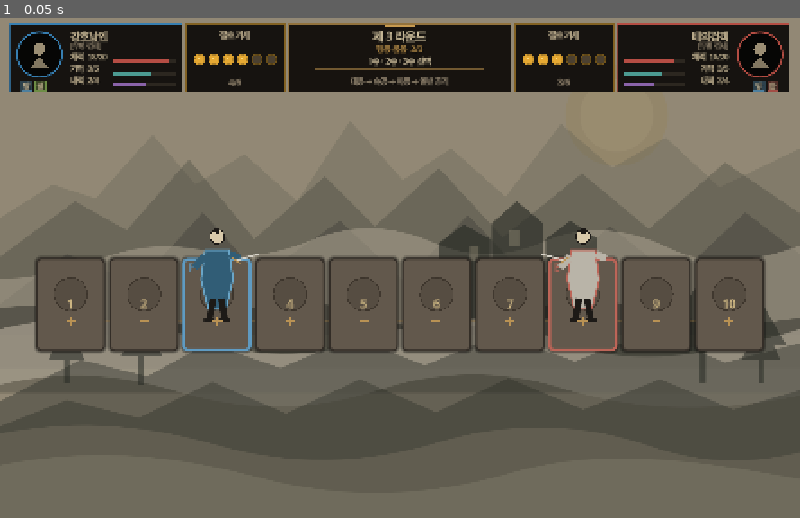
Above: before the commit, frame 1.
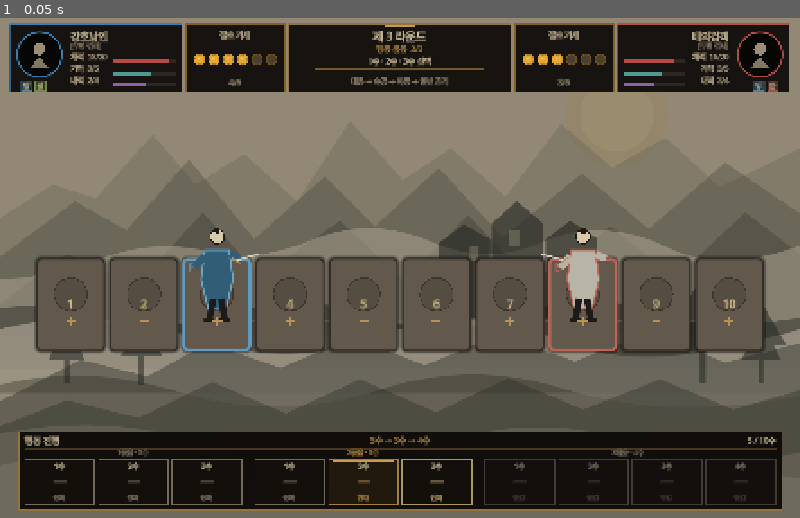
Above: after the commit, the same moment.

Repository: alsdmlals4-eng/Ten-Paces-Hidden-Moves
Game: Godot game, scene res://scenes/combat/combat_board_preview.tscn
The game is run twice, just before and just after one commit, with the same random seed, the same clock (stepped at 60 frames per second) and the same inputs.
Inputs:
- Up to frame 1 (0.05 s): no input

The runs differ from the first frame. In frame 1, 15% of the frame differs, in the area x 2-98%, y 82-99%.

Commit message:
feat: integrate STEP 5 action timing panel into combat preview

Diff:
--- a/src/combat/combat_board_preview.gd
+++ b/src/combat/combat_board_preview.gd
@@ -4,6 +4,7 @@
 const CONTRACT_PATH := "res://data/combat/combat_board_poc.json"
 const BACKGROUND_SCENE := preload("res://scenes/combat/battle_background.tscn")
 const TOP_HUD_SCENE := preload("res://scenes/ui/top_combat_hud.tscn")
+const ACTION_TIMING_SCENE := preload("res://scenes/ui/action_timing_panel.tscn")
 const TILE_SCENE := preload("res://scenes/combat/combat_board_tile.tscn")
 const CHARACTER_SCENE := preload("res://scenes/combat/combat_character_placeholder.tscn")
 
@@ -14,6 +15,7 @@
 var tiles: Array[CombatBoardTile] = []
 var battle_background: BattleBackground
 var top_hud: TopCombatHud
+var action_timing_panel: ActionTimingPanel
 var player_character: CombatCharacterPlaceholder
 var enemy_character: CombatCharacterPlaceholder
 
@@ -24,6 +26,7 @@
 var _tile_width := 0.0
 var _tile_height := 0.0
 var _tile_gap := 0.0
+var _board_top := 0.0
 
 func _ready() -> void:
     contract = _load_contract()
@@ -76,6 +79,10 @@
     _character_layer.mouse_filter = Control.MOUSE_FILTER_IGNORE
     _character_layer.set_anchors_and_offsets_preset(Control.PRESET_FULL_RECT)
     add_child(_character_layer)
+
+    action_timing_panel = ACTION_TIMING_SCENE.instantiate() as ActionTimingPanel
+    action_timing_panel.name = "ActionTimingPanel"
+    add_child(action_timing_panel)
 
     top_hud = TOP_HUD_SCENE.instantiate() as TopCombatHud
     top_hud.name = "TopCombatHud"
@@ -98,12 +105,16 @@
     enemy_character.name = "EnemyCharacter"
     _character_layer.add_child(enemy_character)
 
-    set_meta("step", 4)
+    set_meta("step", 5)
     set_meta("background_component", "BattleBackground")
     set_meta("background_asset", "res://assets/backgrounds/step3_mountain_fortress.svg")
     set_meta("hud_component", "TopCombatHud")
     set_meta("hud_layout", "player_status|player_momentum|round|enemy_momentum|enemy_status")
+    set_meta("action_timing_component", "ActionTimingPanel")
+    set_meta("action_timing_layout", "bottom_upper")
+    set_meta("action_timing_sequence", "3|3|4")
     set_meta("lower_status_panels", false)
+    set_meta("lower_skill_panel", false)
     set_meta("tile_count", tile_count)
     set_meta("player_start_tile", int(contract.get("player_start_tile", 3)))
     set_meta("enemy_start_tile", int(contract.get("enemy_start_tile", 8)))
@@ -119,6 +130,13 @@
         var hud_margin := maxf(10.0, size.x * 0.012)
         top_hud.position = Vector2(hud_margin, 10.0)
         top_hud.size = Vector2(maxf(1.0, size.x - hud_margin * 2.0), 124.0)
+
+    if is_instance_valid(action_timing_panel):
+        var action_margin := maxf(14.0, size.x * 0.022)
+        var action_bottom := maxf(12.0, size.y * 0.016)
+        var action_height := clampf(size.y * 0.16, 120.0, 142.0)
+        action_timing_panel.position = Vector2(action_margin, size.y - action_height - action_bottom)
+        action_timing_panel.size = Vector2(maxf(1.0, size.x - action_margin * 2.0), action_height)
 
     var tile_count := tiles.size()
     var gap_ratio := float(contract.get("tile_gap_to_tile_width", 0.06))
@@ -132,13 +150,14 @@
     var board_width := _tile_width * float(tile_count) + _tile_gap * float(tile_count - 1)
     var board_left := (size.x - board_width) * 0.5
     var desired_top := size.y * 0.48
-    var minimum_top := 240.0
-    var maximum_top := maxf(minimum_top, size.y - _tile_height - 92.0)
-    var board_top := clampf(desired_top, minimum_top, maximum_top)
+    var action_top := action_timing_panel.position.y if is_instance_valid(action_timing_panel) else size.y - 160.0
+    var maximum_top := maxf(160.0, action_top - _tile_height - 64.0)
+    var minimum_top := minf(240.0, maximum_top)
+    _board_top = clampf(desired_top, minimum_top, maximum_top)
 
     for index in range(tile_count):
         var tile := tiles[index]
-        tile.position = Vector2(board_left + float(index) * (_tile_width + _tile_gap), board_top)
+        tile.position = Vector2(board_left + float(index) * (_tile_width + _tile_gap), _board_top)
         tile.size = Vector2(_tile_width, _tile_height)
         tile.custom_minimum_size = tile.size
         tile.set_occupied("")
@@ -185,19 +204,26 @@
 
 func get_layout_snapshot() -> Dictionary:
     var hud_snapshot := top_hud.get_hud_snapshot() if is_instance_valid(top_hud) else {}
+    var timing_snapshot := action_timing_panel.get_timing_snapshot() if is_instance_valid(action_timing_panel) else {}
     return {
         "layout_ready": _layout_ready,
         "background_ready": is_instance_valid(battle_background) and battle_background.texture != null,
         "background_path": "res://assets/backgrounds/step3_mountain_fortress.svg",
         "hud_ready": is_instance_valid(top_hud),
         "hud_snapshot": hud_snapshot,
+        "action_timing_ready": is_instance_valid(action_timing_panel),
+        "action_timing_snapshot": timing_snapshot,
+        "action_timing_top": action_timing_panel.position.y if is_instance_valid(action_timing_panel) else 0.0,
         "lower_status_panels": false,
+        "lower_skill_panel": false,
         "tile_count": tiles.size(),
         "player_tile": int(contract.get("player_start_tile", 3)),
         "enemy_tile": int(contract.get("enemy_start_tile", 8)),
         "tile_width": _tile_width,
         "tile_height": _tile_height,
         "tile_gap": _tile_gap,
+        "board_top": _board_top,
+        "board_bottom": _board_top + _tile_height,
         "player_foot": get_character_foot_anchor("player"),
         "enemy_foot": get_character_foot_anchor("enemy"),
         "player_tile_anchor": get_tile_foot_anchor(int(contract.get("player_start_tile", 3))),
